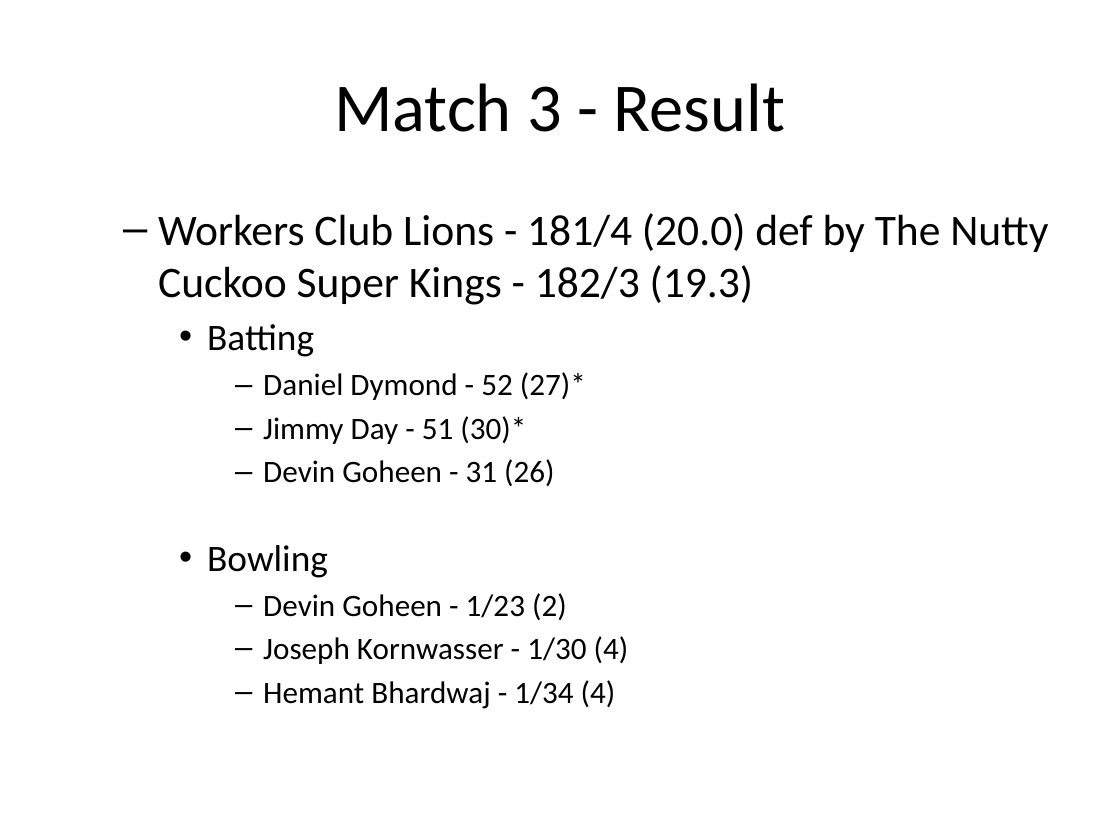
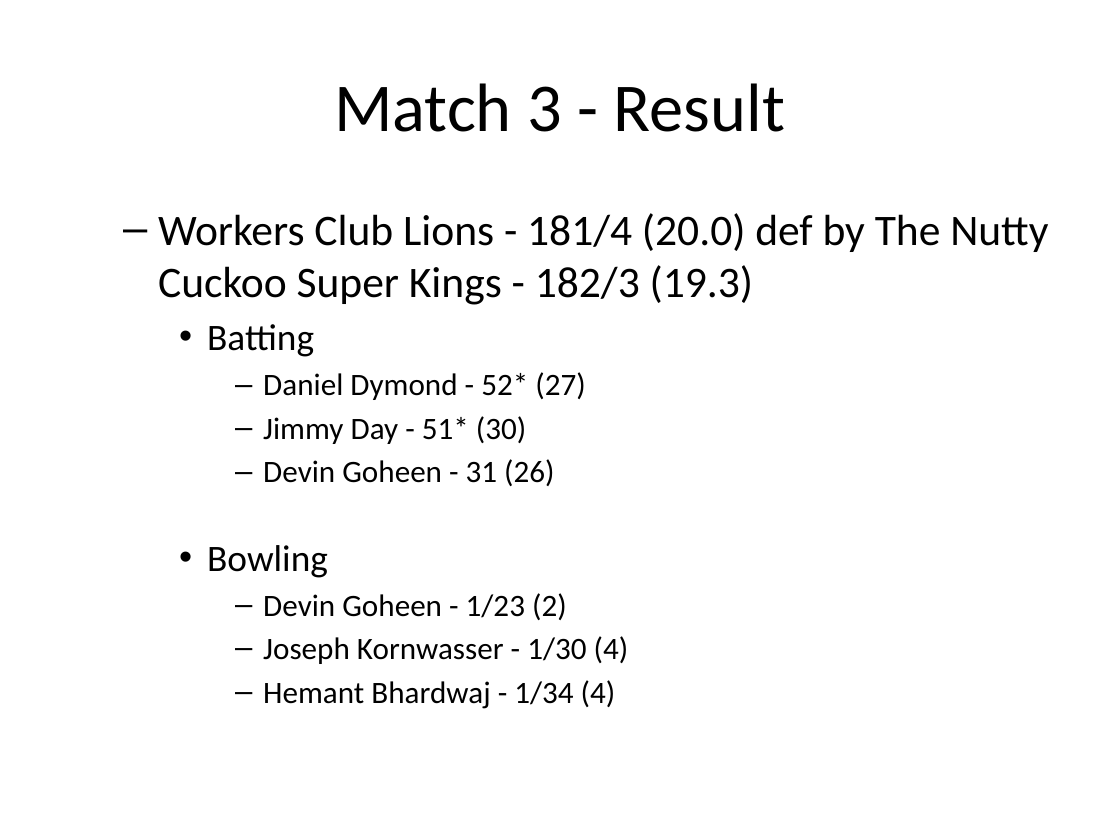
Before and after one commit to jimmyday12/nutty-cuckoo-super-kings, a slide deck: slide 13 of presentations/preso-summer-2021.pptx (slide 19 before the commit). Drawn at 1120x840 pixels with LibreOffice and Linux fonts; fonts in the diff are those of the drawing. Boxes give left, top, right and bottom in pixels: in the first picture for what was removed or moved away, otherwise in the second. Text is boxed around its words. In the diff, an @@ line names an element or a change of style, - is before the commit and + after.

```diff
--- a/presentations/preso-summer-2021.pptx
+++ b/presentations/preso-summer-2021.pptx
@@ text at [263,372,585,444]: text changed @@
-      – Daniel Dymond - 52 (27)*
-      – Jimmy Day - 51 (30)*
+      – Daniel Dymond - 52* (27)
+      – Jimmy Day - 51* (30)
```
Also in this commit, not shown: 4 other slides changed, 6 slides removed, 19 other files.
